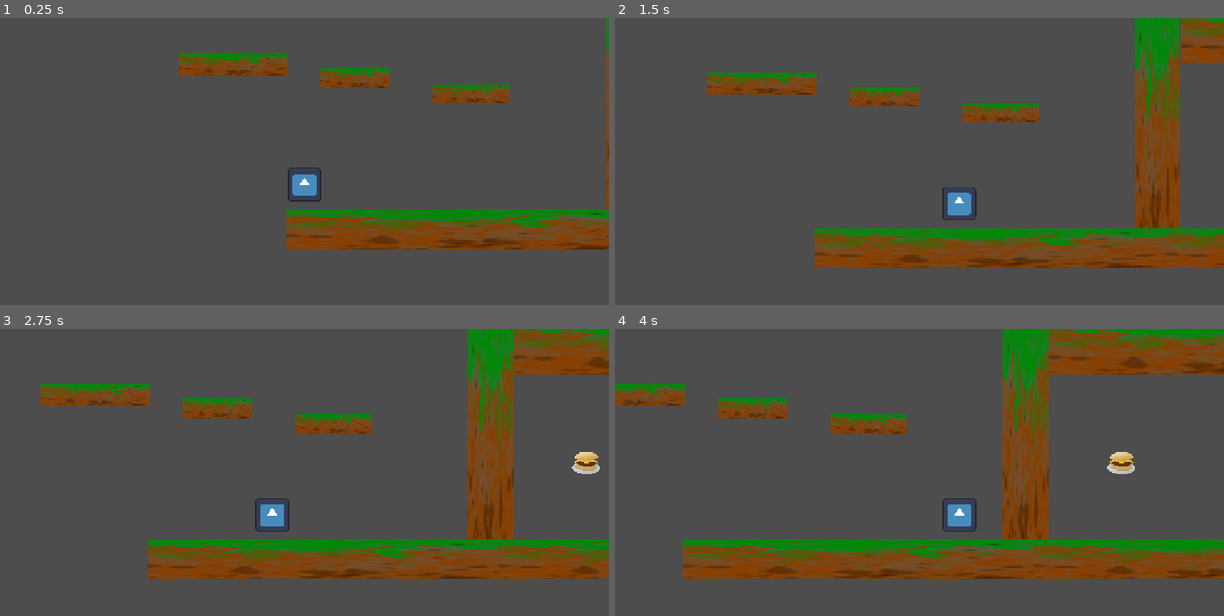
Above: before the commit, frames 1-4 (two rows, left to right).
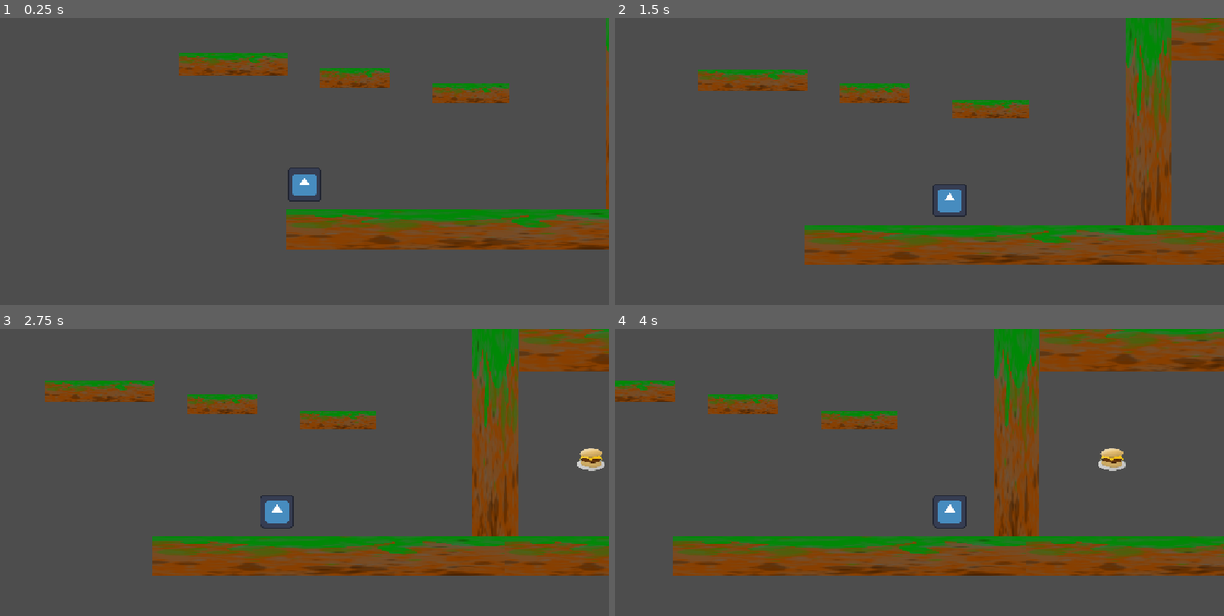
Above: after the commit, the same moments.

Repository: Guyiy1324/Jumpe-r-r-r-r-r-r-r-r
Game: Godot game, scene res://Scenes/map.tscn
The game is run twice, just before and just after one commit, with the same random seed, the same clock (stepped at 60 frames per second) and the same inputs. This scene is started directly instead of the project's main scene. The engine's default icon, where the game draws it, is replaced by a stand-in: a white triangle on a blue panel in a dark square.
Inputs:
- Up to frame 1 (0.25 s): no input
- Up to frame 2 (1.5 s): hold Right (ui_right) from 0.53 s (still down); tap Space (Jump) at 0.77 s
- Up to frame 3 (2.75 s): tap Space (Jump) at 1.52 s; release Right (ui_right) at 2.03 s; hold Left (ui_left) from 2.03 s (still down)
- Up to frame 4 (4 s): release Left (ui_left) at 2.78 s; hold Right (ui_right) from 2.78 s (still down); tap Space (Jump) at 3.02, 3.77 s

The runs differ from the first frame. In frame 1, 0.1% of the frame differs, in the area x 33-100%, y 11-74%; in frame 2, 12%; in frame 3, 13%; in frame 4, 16%, in the area x 0-100%, y 0-88%.

Commit message:
?

Diff:
--- a/jump-e-r/Scenes/MainMenu.tscn
+++ b/jump-e-r/Scenes/MainMenu.tscn
@@ -2,7 +2,7 @@
 
 [ext_resource type="Script" uid="uid://7sxv2crb123o" path="res://Scripts/main_menu.gd" id="1_h7a2f"]
 [ext_resource type="FontFile" uid="uid://rl5w41rox601" path="res://Assets/Britannic Bold Regular.ttf" id="1_i26rj"]
-[ext_resource type="AudioStream" uid="uid://n3ktfihdtwvo" path="res://Assets/Friday Commute.mp3" id="4_qoqlk"]
+[ext_resource type="AudioStream" uid="uid://n3ktfihdtwvo" path="res://Assets/Audio Files/Friday Commute.mp3" id="4_qoqlk"]
 [ext_resource type="Texture2D" uid="uid://cwmjiviubsn3i" path="res://Assets/GitHub_Invertocat_Logo.svg.webp" id="6_8um5k"]
 [ext_resource type="Texture2D" uid="uid://c5qejg6avkdpx" path="res://Assets/button.png" id="button_art"]
 [ext_resource type="Texture2D" uid="uid://bq0ficeo67te6" path="res://Assets/cog.png" id="cog_art"]
@@ -154,12 +154,11 @@
 anchor_bottom = 1.0
 grow_horizontal = 2
 grow_vertical = 2
-mouse_filter = 2
 theme_override_colors/font_color = Color(1, 1, 1, 1)
 theme_override_colors/font_outline_color = Color(0, 0, 0, 1)
 theme_override_constants/outline_size = 3
+theme_override_fonts/font = ExtResource("1_i26rj")
 theme_override_font_sizes/font_size = 32
-theme_override_fonts/font = ExtResource("1_i26rj")
 text = "Our Github"
 horizontal_alignment = 1
 vertical_alignment = 1
--- a/jump-e-r/Scenes/boucne.tscn
+++ b/jump-e-r/Scenes/boucne.tscn
@@ -1,6 +1,7 @@
-[gd_scene load_steps=3 format=3 uid="uid://q6g27blykwqe"]
+[gd_scene load_steps=4 format=3 uid="uid://cq3csjm0ri5w3"]
 
 [ext_resource type="Texture2D" uid="uid://ddsruacacub78" path="res://Assets/Vines'.png" id="1_7xy0e"]
+[ext_resource type="AudioStream" uid="uid://brp0n5r6oylbf" path="res://Assets/Audio Files/spring.wav" id="2_y0bvp"]
 
 [sub_resource type="RectangleShape2D" id="RectangleShape2D_y0bvp"]
 size = Vector2(1174.0953, 16.179817)
@@ -16,3 +17,6 @@
 position = Vector2(-62.88739, 219.94823)
 scale = Vector2(1.3114563, 27.806028)
 shape = SubResource("RectangleShape2D_y0bvp")
+
+[node name="AudioStreamPlayer" type="AudioStreamPlayer" parent="."]
+stream = ExtResource("2_y0bvp")
--- a/jump-e-r/Scenes/credits.tscn
+++ b/jump-e-r/Scenes/credits.tscn
@@ -1,8 +1,8 @@
 [gd_scene load_steps=8 format=3 uid="uid://ch144sh88v34p"]
 
-[ext_resource type="Script" path="res://Scripts/credits.gd" id="1_ccovl"]
+[ext_resource type="Script" uid="uid://ccc4ngp7s0046" path="res://Scripts/credits.gd" id="1_ccovl"]
 [ext_resource type="FontFile" uid="uid://rl5w41rox601" path="res://Assets/Britannic Bold Regular.ttf" id="1_nm7lk"]
-[ext_resource type="AudioStream" uid="uid://mnytywcjvjjg" path="res://Assets/Toenail.mp3" id="3_g4wvt"]
+[ext_resource type="AudioStream" uid="uid://mnytywcjvjjg" path="res://Assets/Audio Files/Toenail.mp3" id="3_g4wvt"]
 [ext_resource type="Texture2D" uid="uid://c5qejg6avkdpx" path="res://Assets/button.png" id="button_art"]
 
 [sub_resource type="StyleBoxTexture" id="button_normal"]
--- a/jump-e-r/Scenes/map.tscn
+++ b/jump-e-r/Scenes/map.tscn
@@ -1,12 +1,12 @@
-[gd_scene load_steps=11 format=3 uid="uid://bepltupwma2vv"]
+[gd_scene load_steps=11 format=3 uid="uid://bpgrtefjqp3k7"]
 
 [ext_resource type="Texture2D" uid="uid://bok0r4vdxd48i" path="res://Assets/Dirt.png" id="1_c7s6e"]
-[ext_resource type="PackedScene" uid="uid://df115ednb6skn" path="res://Scenes/instantiantor.tscn" id="2_q0mm3"]
+[ext_resource type="PackedScene" path="res://Scenes/instantiantor.tscn" id="2_q0mm3"]
 [ext_resource type="PackedScene" uid="uid://b4mqx81580ntb" path="res://Scenes/player.tscn" id="4_myvm1"]
-[ext_resource type="AudioStream" uid="uid://demyqgvyrsyiq" path="res://Assets/Korrupt.mp3" id="4_p5pve"]
-[ext_resource type="PackedScene" path="res://Scenes/win_condition.tscn" id="5_np2xp"]
-[ext_resource type="Script" path="res://Scripts/area_2d.gd" id="6_np2xp"]
-[ext_resource type="PackedScene" path="res://Scenes/hamburgoer.tscn" id="8_6q3n4"]
+[ext_resource type="AudioStream" uid="uid://demyqgvyrsyiq" path="res://Assets/Audio Files/Korrupt.mp3" id="4_p5pve"]
+[ext_resource type="PackedScene" uid="uid://ds3xeopn13qoa" path="res://Scenes/win_condition.tscn" id="5_np2xp"]
+[ext_resource type="Script" uid="uid://bf05jcmf7pt3e" path="res://Scripts/area_2d.gd" id="6_np2xp"]
+[ext_resource type="PackedScene" uid="uid://d0wbcc2phpt2d" path="res://Scenes/hamburgoer.tscn" id="8_6q3n4"]
 
 [sub_resource type="GDScript" id="GDScript_np2xp"]
 resource_name = "Bounce Pad"
--- a/jump-e-r/Scenes/options_&_credits.tscn
+++ b/jump-e-r/Scenes/options_&_credits.tscn
@@ -3,7 +3,7 @@
 [ext_resource type="Script" uid="uid://8jpy5bhmuqv4" path="res://Scripts/options_&_credits.gd" id="1_4o6pv"]
 [ext_resource type="FontFile" uid="uid://rl5w41rox601" path="res://Assets/Britannic Bold Regular.ttf" id="2_yveac"]
 [ext_resource type="Script" uid="uid://cysrelxgu210s" path="res://Scripts/sfx.gd" id="3_0hipb"]
-[ext_resource type="AudioStream" uid="uid://mnytywcjvjjg" path="res://Assets/Toenail.mp3" id="3_o2i8r"]
+[ext_resource type="AudioStream" uid="uid://mnytywcjvjjg" path="res://Assets/Audio Files/Toenail.mp3" id="3_o2i8r"]
 [ext_resource type="Script" uid="uid://bvtu7qkotcooa" path="res://Scripts/music.gd" id="4_n5wdl"]
 [ext_resource type="Script" uid="uid://by6s8i7o4okd4" path="res://Scripts/fullscreen.gd" id="6_n5wdl"]
 [ext_resource type="Script" uid="uid://3uipo7ss383i" path="res://Scripts/option_button.gd" id="8_m7ol0"]
--- a/jump-e-r/Scenes/player.tscn
+++ b/jump-e-r/Scenes/player.tscn
@@ -2,7 +2,7 @@
 
 [ext_resource type="Script" uid="uid://ctlvvcwxy3bvs" path="res://Scripts/player.tres.gd" id="1_cvnsp"]
 [ext_resource type="Texture2D" uid="uid://ds42pbjgq7jap" path="res://Assets/Backgrounds/icon.svg" id="2_i3pqv"]
-[ext_resource type="AudioStream" uid="uid://cujwtadsprr12" path="res://Assets/Bounce.mp3" id="3_6t5aa"]
+[ext_resource type="AudioStream" uid="uid://cujwtadsprr12" path="res://Assets/Audio Files/Bounce.mp3" id="3_6t5aa"]
 
 [sub_resource type="RectangleShape2D" id="RectangleShape2D_4flbx"]
 
@@ -33,4 +33,4 @@
 [node name="Camera2D" type="Camera2D" parent="Area2D/CharacterBody2D" groups=["player"]]
 zoom = Vector2(0.5, 0.5)
 position_smoothing_enabled = true
-position_smoothing_speed = 3.0
+position_smoothing_speed = 4.0
--- a/jump-e-r/Scripts/player.tres.gd
+++ b/jump-e-r/Scripts/player.tres.gd
@@ -5,8 +5,7 @@
 const SPEED: float = 500.0
 const JUMP_VELOCITY: float = -600.0
 const WALL_REBOUND_SPEED: float = 700.0
-
-const WALL_REBOUND_DECELERATION: float = 1500
+const WALL_REBOUND_DECELERATION: float = 1500.0
 
 var wall_rebounding: bool = false
 
@@ -14,21 +13,35 @@
 func _physics_process(delta: float) -> void:
 	if not is_on_floor():
 		velocity += get_gravity() * delta
+
 	if is_on_floor():
 		wall_rebounding = false
 		velocity.y = JUMP_VELOCITY
-		velocity.x -= 10
+		velocity.x -= 10.0
 		audio_stream_player.play()
+
 	var direction: float = Input.get_axis("ui_left", "ui_right")
+
 	if wall_rebounding:
-		velocity.x = move_toward(
-			velocity.x,
-			0.0,
-			WALL_REBOUND_DECELERATION * log(delta)
-		)
+		# Allow the player to steer during the wall bounce.
+		if direction != 0.0:
+			velocity.x = move_toward(
+				velocity.x,
+				direction * SPEED,
+				WALL_REBOUND_DECELERATION * delta
+			)
+		else:
+			# Gradually stop horizontal movement when no direction is pressed.
+			velocity.x = move_toward(
+				velocity.x,
+				0.0,
+				WALL_REBOUND_DECELERATION * delta
+			)
+
 		if is_zero_approx(velocity.x):
 			velocity.x = 0.0
 			wall_rebounding = false
+
 	else:
 		if direction != 0.0:
 			velocity.x = direction * SPEED
@@ -38,14 +51,18 @@
 				0.0,
 				SPEED * delta
 			)
+
 	move_and_slide()
+
 	if (
 		Input.is_action_just_pressed("Jump")
 		and is_on_wall()
 		and not is_on_floor()
 	):
 		var wall_normal: Vector2 = get_wall_normal()
+
 		velocity.y = JUMP_VELOCITY
 		velocity.x = wall_normal.x * WALL_REBOUND_SPEED
 		wall_rebounding = true
+
 		audio_stream_player.play()
Not shown, added: jump-e-r/Assets/Audio Files/Bounce.mp3.import
Not shown, added: jump-e-r/Assets/Audio Files/Friday Commute.mp3.import
Not shown, added: jump-e-r/Assets/Audio Files/Korrupt.mp3.import
Not shown, added: jump-e-r/Assets/Audio Files/Project Rusher - SURR3AL (Noteblock Cover).mp3.import
Not shown, added: jump-e-r/Assets/Audio Files/Toenail.mp3.import
Not shown, added: jump-e-r/Assets/Audio Files/spring.wav.import
Not shown, removed: jump-e-r/Assets/Bounce.mp3.import
Not shown, removed: jump-e-r/Assets/Friday Commute.mp3.import
Not shown, removed: jump-e-r/Assets/Korrupt.mp3.import
Not shown, removed: jump-e-r/Assets/Project Rusher - SURR3AL (Noteblock Cover).mp3.import
Not shown, removed: jump-e-r/Assets/Toenail.mp3.import
Not shown: 3 places in jump-e-r/Scenes/MainMenu.tscn that only renumber resources
(and 6 more such lines)
